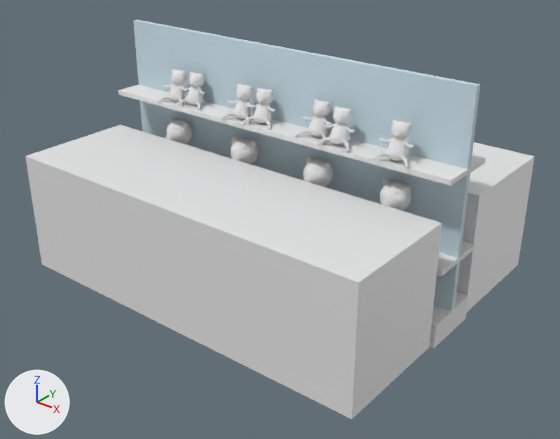
Before and after pictures for a commit that changed the Blender file theroom/excersizes/souvenirbutik/reol6.blend.
The view is the same before and after, from a 50 mm lens placed at (7.38, -9.2, 6.6), pointed at (0.27, -0.32, 1.09). The lights are fixed; the arrows at lower left show +X, +Y and +Z.
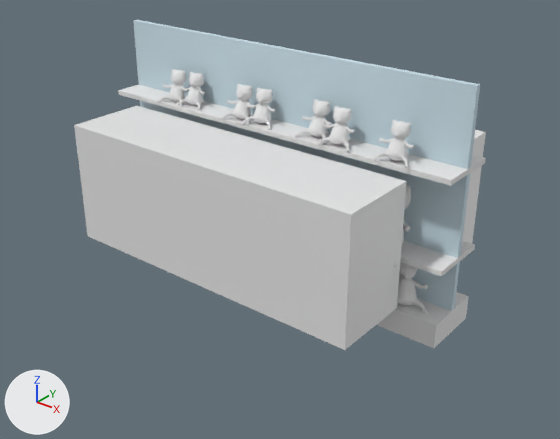
What changed in the scene script:
```text
Change ob_front_zone:
    ob_front_zone.location: (0.03, 1.55, 1.04) -> (0.02, 1.21, 1.53)
    ob_front_zone.scale: (3.22, 1.0, 1.0) -> (2.67, 0.603, 1.0)
Change ob_front_zone_001:
    ob_front_zone_001.location: (0.03, -1.58, 1.04) -> (0.04, -1.31, 1.52)
    ob_front_zone_001.scale: (3.22, 1.0, 1.0) -> (2.67, 0.666, 1.0)
```

Boxes (x1, y1, x2, y2) around the edits, measured in the pictures (560 x 439 px):
'front.zone.001', moved, rescaled (20% narrower, 17% shorter): before (25, 125, 442, 419); after (74, 106, 407, 350)
'front.zone', moved, rescaled: before (457, 142, 535, 312); after (462, 130, 486, 244)
'Cube.001', unchanged, uncovered by the edit: before (437, 241, 475, 276); after (400, 241, 475, 276)
